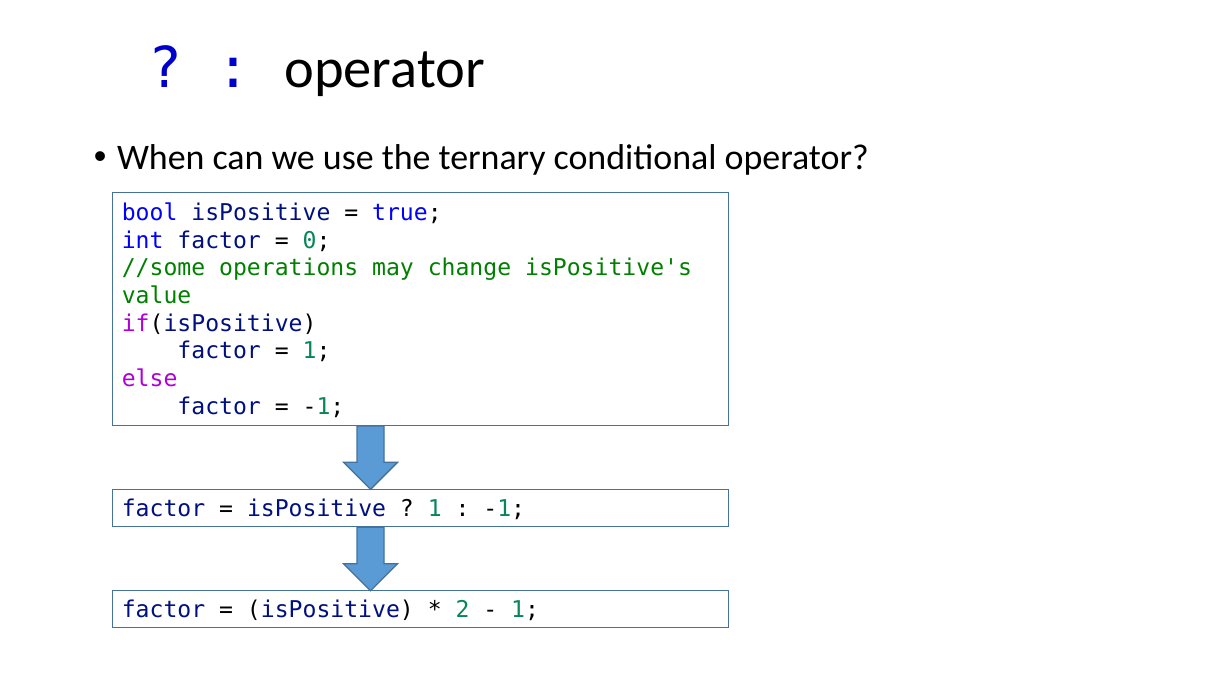
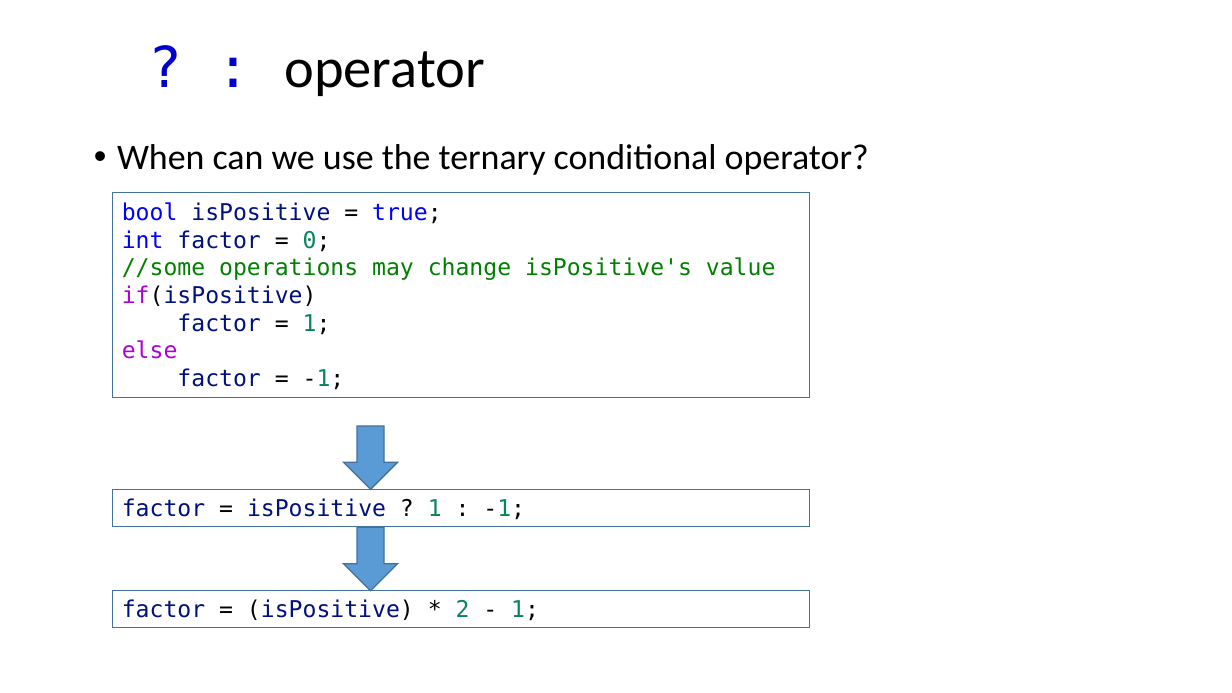
Before and after one commit to ShiqiYu/CPP, a slide deck: slide 6 of week03/Lecture03.pptx. Drawn at 1232x693 pixels with LibreOffice and Linux fonts; fonts in the diff are those of the drawing; background and template pictures are left out. Boxes give left, top, right and bottom in pixels: in the first picture for what was removed or moved away, otherwise in the second. Text is boxed around its words. In the diff, an @@ line names an element or a change of style, - is before the commit and + after.

```diff
--- a/week03/Lecture03.pptx
+++ b/week03/Lecture03.pptx
@@ rectangle "bool isPositive = true;": place and size @@
-rectangle "bool isPositive = true;" at [113,193,729,426]
+rectangle "bool isPositive = true;" at [113,193,810,398]
@@ rectangle "factor = isPositive ? 1 ...": place and size @@
-rectangle "factor = isPositive ? 1 ..." at [113,490,729,527]
+rectangle "factor = isPositive ? 1 ..." at [113,490,810,527]
@@ rectangle "factor = (isPositive) * 2 ...": place and size @@
-rectangle "factor = (isPositive) * 2 ..." at [113,591,729,628]
+rectangle "factor = (isPositive) * 2 ..." at [113,591,810,628]
```
Also in this commit, not shown: 2 other slides changed, 1 other file.
